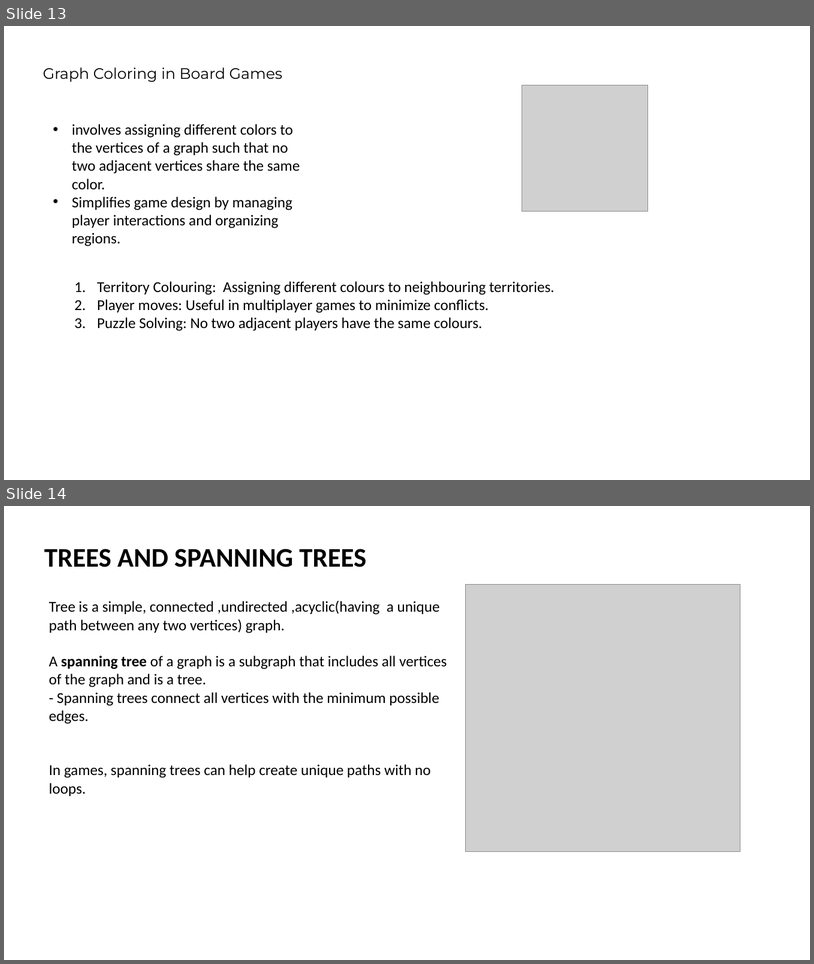
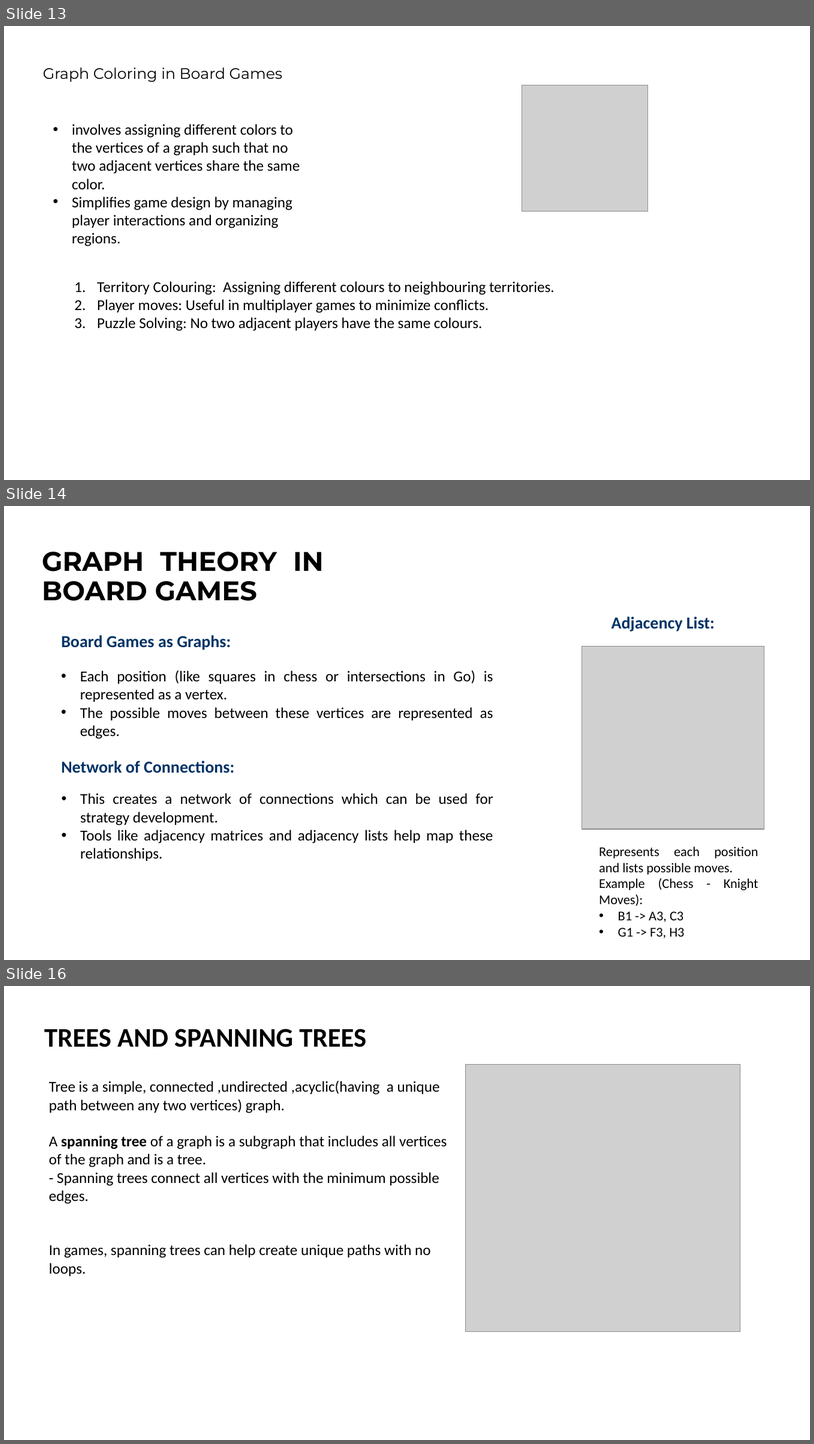
Before and after one commit to ibmbt/group5_graphtheory, a slide deck: group5_graphtheory.pptx. Shown one above the other, each under a label of ours: slides 13 and 14 before the commit, slides 13, 14 and 16 after it; the slides between them are not shown. The pictures are 814x964 and 814x1444 pixels, drawn with LibreOffice and Linux fonts; fonts in the diff are those of the drawing; grey boxes stand for pictures. Boxes give left, top, right and bottom in pixels: in the first picture for what was removed or moved away, otherwise in the second. Text is boxed around its words. In the diff, an @@ line names an element or a change of style, - is before the commit and + after.

```diff
--- a/group5_graphtheory.pptx
+++ b/group5_graphtheory.pptx
@@ slide 14 added at (x1=4, y1=506, x2=810, y2=960), background #FFFFFF @@
@@ title added at (x1=42, y1=552, x2=324, y2=601), 32 pt, text #000000, bold @@
+GRAPH THEORY IN BOARD GAMES
@@ text added at (x1=612, y1=616, x2=715, y2=631), 20 pt, text #003366, bold @@
+Adjacency List:
@@ text added at (x1=61, y1=635, x2=231, y2=650), 20 pt, text #003366, bold @@
+Board Games as Graphs:
@@ picture added at (x1=582, y1=646, x2=765, y2=829) @@
@@ text added at (x1=80, y1=670, x2=494, y2=739), 18 pt, text #000000 @@
+• Each position (like squares in chess or intersections in Go) is represented as a vertex.
+• The possible moves between these vertices are represented as edges.
@@ text added at (x1=61, y1=760, x2=234, y2=773), 20 pt, text #003366, bold @@
+Network of Connections:
@@ text added at (x1=80, y1=793, x2=494, y2=861), 18 pt, text #000000 @@
+• This creates a network of connections which can be used for strategy development.
+• Tools like adjacency matrices and adjacency lists help map these relationships.
@@ text added at (x1=599, y1=846, x2=759, y2=938), 16 pt, text #000000 @@
+  Represents each position and lists possible moves.
+  Example (Chess - Knight Moves):
+  • B1 -> A3, C3
+  • G1 -> F3, H3
@@ what was slide 14 is now slide 16 @@
```
Also in this commit, not shown: 1 other slide added.
